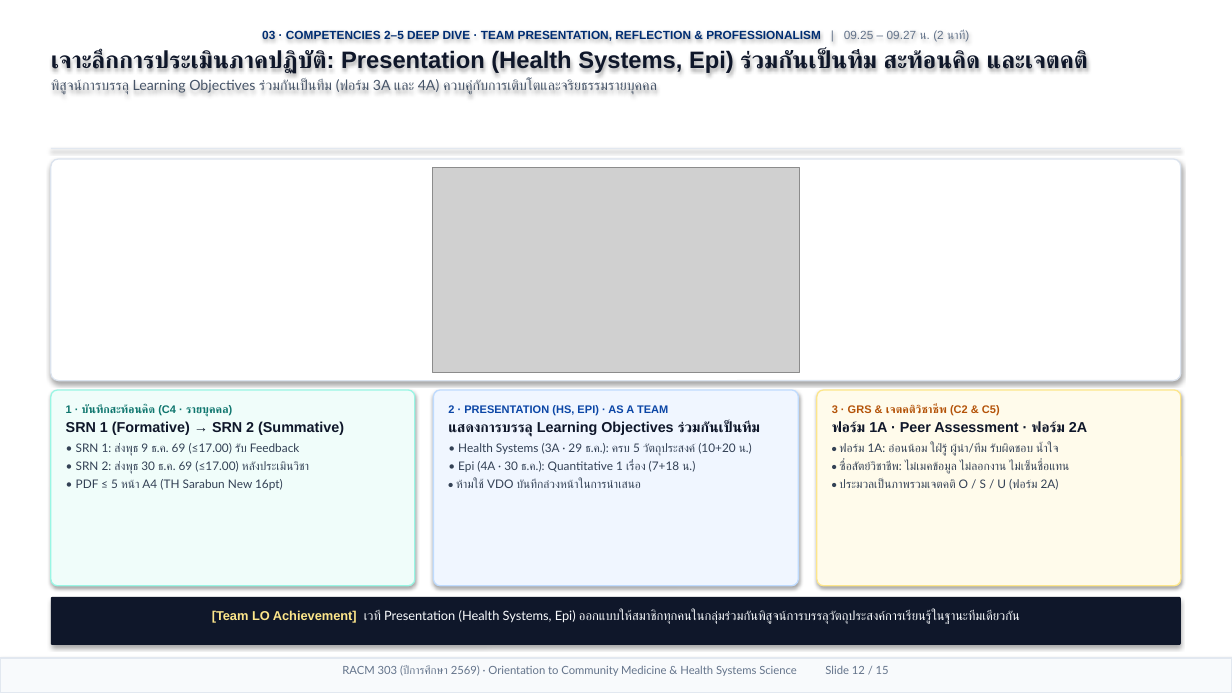
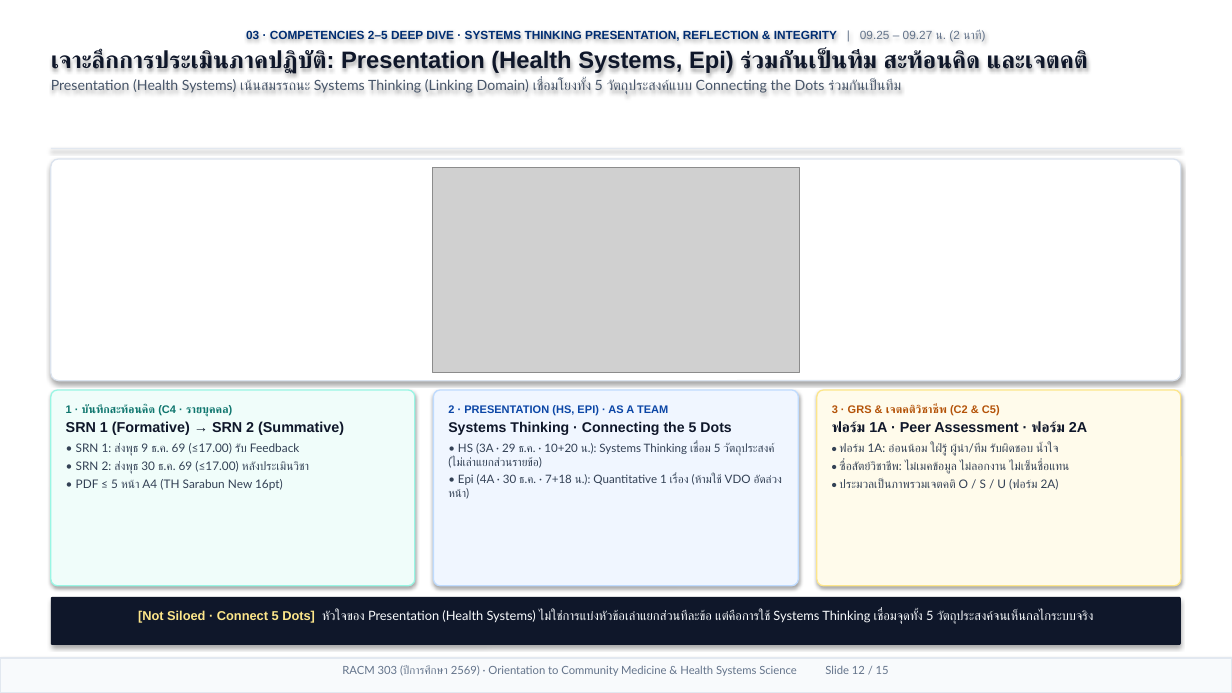
Before and after one commit to smartwoo/racm303-2569, a slide deck: slide 12 of exports/pptx/RACM303_2569_Orientation_Slides.pptx. Drawn at 1232x693 pixels with LibreOffice and Linux fonts; fonts in the diff are those of the drawing; grey boxes stand for pictures. Boxes give left, top, right and bottom in pixels: in the first picture for what was removed or moved away, otherwise in the second. Text is boxed around its words. In the diff, an @@ line names an element or a change of style, - is before the commit and + after.

```diff
--- a/exports/pptx/RACM303_2569_Orientation_Slides.pptx
+++ b/exports/pptx/RACM303_2569_Orientation_Slides.pptx
@@ text at bbox=[246, 30, 985, 42]: text changed @@
-03 · COMPETENCIES 2–5 DEEP DIVE · TEAM PRESENTATION, REFLECTION & PROFESSIONALISM | 09.25 – 09.27 น. (2 นาที)
+03 · COMPETENCIES 2–5 DEEP DIVE · SYSTEMS THINKING PRESENTATION, REFLECTION & INTEGRITY | 09.25 – 09.27 น. (2 นาที)
@@ text at bbox=[51, 79, 901, 94]: text changed @@
-พิสูจน์การบรรลุ Learning Objectives ร่วมกันเป็นทีม (ฟอร์ม 3A และ 4A) ควบคู่กับการเติบโตและจริยธรรมรายบุคคล
+Presentation (Health Systems) เน้นสมรรถนะ Systems Thinking (Linking Domain) เชื่อมโยงทั้ง 5 วัตถุประสงค์แบบ Connecting the Dots ร่วมกันเป็นทีม
@@ text in rounded rectangle at bbox=[448, 421, 782, 499]: text changed; size 9.2 to 9 pt @@
-แสดงการบรรลุ Learning Objectives ร่วมกันเป็นทีม
-• Health Systems (3A · 29 ธ.ค.): ครบ 5 วัตถุประสงค์ (10+20 น.)
-• Epi (4A · 30 ธ.ค.): Quantitative 1 เรื่อง (7+18 น.)
-• ห้ามใช้ VDO บันทึกล่วงหน้าในการนำเสนอ
+Systems Thinking · Connecting the 5 Dots
+• HS (3A · 29 ธ.ค. · 10+20 น.): Systems Thinking เชื่อม 5 วัตถุประสงค์ (ไม่เล่าแยกส่วนรายข้อ)
+• Epi (4A · 30 ธ.ค. · 7+18 น.): Quantitative 1 เรื่อง (ห้ามใช้ VDO อัดล่วงหน้า)
@@ text in rounded rectangle at bbox=[138, 610, 1094, 624]: text changed @@
-[Team LO Achievement] เวที Presentation (Health Systems, Epi) ออกแบบให้สมาชิกทุกคนในกลุ่มร่วมกันพิสูจน์การบรรลุวัตถุประสงค์การเรียนรู้ในฐานะทีมเดียวกัน
+[Not Siloed · Connect 5 Dots] หัวใจของ Presentation (Health Systems) ไม่ใช่การแบ่งหัวข้อเล่าแยกส่วนทีละข้อ แต่คือการใช้ Systems Thinking เชื่อมจุดทั้ง 5 วัตถุประสงค์จนเห็นกลไกระบบจริง
```
Also in this commit, not shown: 6 other slides changed, 5 other files.
